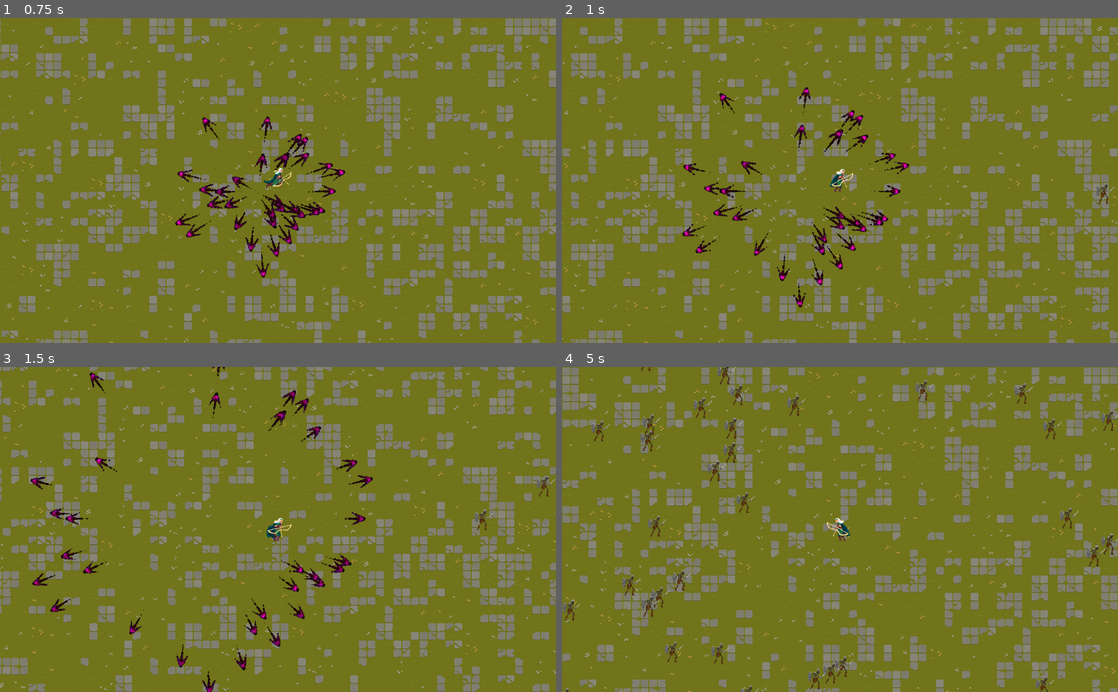
Above: before the commit, frames 1-4 (two rows, left to right).
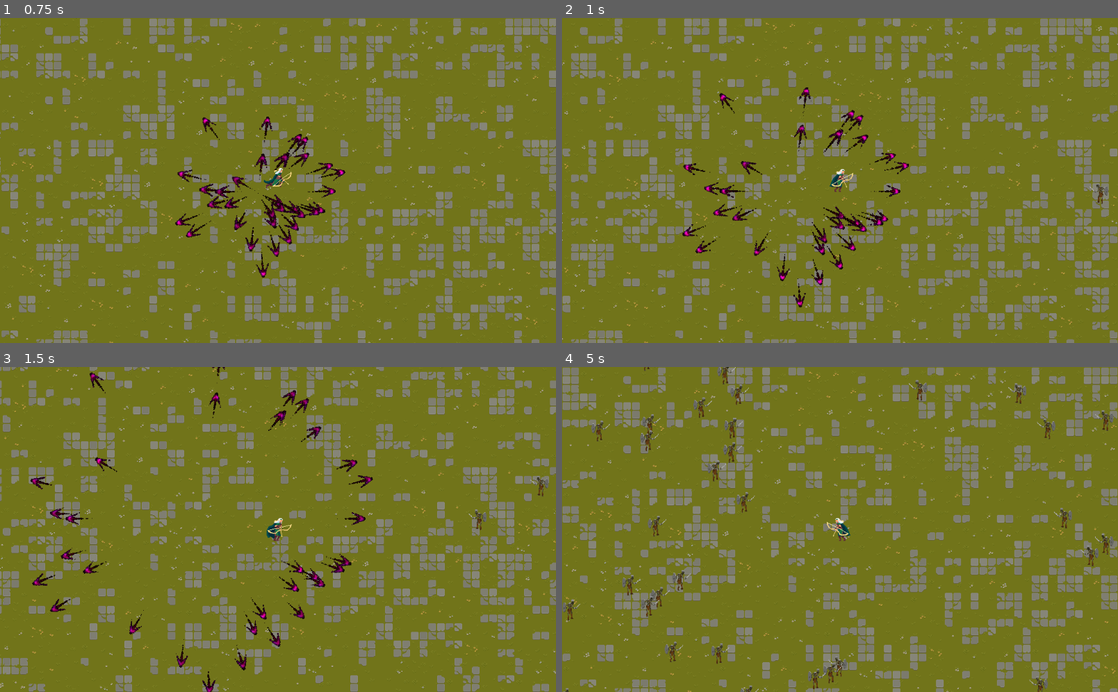
Above: after the commit, the same moments.

Repository: Timofey-Chenski/Project_Exarch
Game: Godot game, scene res://Main.tscn
Two runs of this game, one before a commit and one after it. Both use one fixed random seed, a clock stepped at 60 frames per second and the inputs below.
Inputs:
- Up to frame 1 (0.75 s): hold D (right) from 0.53 s (still down)
- Up to frame 2 (1 s): keep holding D (right)
- Up to frame 3 (1.5 s): release D (right) at 1.28 s; hold S (down) from 1.28 s (still down)
- Up to frame 4 (5 s): release S (down) at 2.03 s; hold D (right) 2.03-2.78 s; hold W (up) 2.78-3.53 s; hold A (left) from 3.53 s (still down)

Frame 1 is identical in both runs. In frame 2, less than 0.1% of the frame differs, in the area x 94-100%, y 50-58%; in frame 3, 0.2%; in frame 4, 1.4%, in the area x 0-100%, y 0-100%.

Commit message:
Update to Scelecock
Теперь скелеты классно умирают

Diff:
--- a/Area2D.gd
+++ b/Area2D.gd
@@ -31,5 +31,5 @@
 #}
 
 func _on_Area2D_area_entered(area):
-	area.get_parent().queue_free()
+	area.get_parent().get_node("AnimationPlayer").play("Death")
 	queue_free()
--- /dev/null
+++ b/ClassThing.gd
@@ -0,0 +1,6 @@
+extends Node2D
+
+class_name Entity
+
+export (int) var health
+export (int) master
--- a/Main.tscn
+++ b/Main.tscn
@@ -42,6 +42,7 @@
 [node name="Player" parent="YSort" instance=ExtResource( 3 )]
 
 [node name="Enemy" parent="YSort" instance=ExtResource( 2 )]
+visible = false
 position = Vector2( 2, -2 )
 
 [node name="Bullet" parent="YSort" instance=ExtResource( 4 )]
--- /dev/null
+++ b/Shooter.gd
@@ -0,0 +1,4 @@
+extends Node2D
+
+func ready():
+	pass
--- a/Shooter.tscn
+++ b/Shooter.tscn
@@ -1,9 +1,10 @@
-[gd_scene load_steps=6 format=2]
+[gd_scene load_steps=8 format=2]
 
 [ext_resource path="res://Assets/PlayerBow/2_atk/2_atk_8.png" type="Texture" id=1]
 [ext_resource path="res://Assets/PlayerBow/2_atk/2_atk_9.png" type="Texture" id=2]
 [ext_resource path="res://Assets/PlayerBow/2_atk/2_atk_10.png" type="Texture" id=3]
 [ext_resource path="res://Assets/PlayerBow/2_atk/2_atk_11.png" type="Texture" id=4]
+[ext_resource path="res://Shooter.gd" type="Script" id=5]
 
 [sub_resource type="SpriteFrames" id=1]
 animations = [ {
@@ -13,12 +14,55 @@
 "speed": 6.0
 } ]
 
+[sub_resource type="Animation" id=2]
+resource_name = "Shoot"
+length = 0.5
+tracks/0/type = "value"
+tracks/0/path = NodePath("AnimatedSprite:animation")
+tracks/0/interp = 1
+tracks/0/loop_wrap = true
+tracks/0/imported = false
+tracks/0/enabled = true
+tracks/0/keys = {
+"times": PoolRealArray( 0 ),
+"transitions": PoolRealArray( 1 ),
+"update": 1,
+"values": [ "shoot" ]
+}
+tracks/1/type = "value"
+tracks/1/path = NodePath("AnimatedSprite:frame")
+tracks/1/interp = 1
+tracks/1/loop_wrap = true
+tracks/1/imported = false
+tracks/1/enabled = true
+tracks/1/keys = {
+"times": PoolRealArray( 0, 0.1, 0.2, 0.5 ),
+"transitions": PoolRealArray( 1, 1, 1, 1 ),
+"update": 1,
+"values": [ 0, 1, 2, 3 ]
+}
+tracks/2/type = "method"
+tracks/2/path = NodePath(".")
+tracks/2/interp = 1
+tracks/2/loop_wrap = true
+tracks/2/imported = false
+tracks/2/enabled = true
+tracks/2/keys = {
+"times": PoolRealArray(  ),
+"transitions": PoolRealArray(  ),
+"values": [  ]
+}
+
 [node name="Shooter" type="Node2D"]
+script = ExtResource( 5 )
 
 [node name="AnimatedSprite" type="AnimatedSprite" parent="."]
 modulate = Color( 0.443137, 0.176471, 0.576471, 0.54902 )
 position = Vector2( 0, -64 )
 frames = SubResource( 1 )
 animation = "shoot"
-frame = 1
+frame = 3
 playing = true
+
+[node name="AnimationPlayer" type="AnimationPlayer" parent="."]
+anims/Shoot = SubResource( 2 )
--- a/Skeleton.gd
+++ b/Skeleton.gd
@@ -1,11 +1,16 @@
 extends KinematicBody2D
 
 onready var Player = get_parent().get_node("Player")
+var motion
 
-func _ready(): #initiates at enemy spawn
+func _ready():
 	if is_instance_valid(Player):
 		position  = Player.position + Vector2(rand_range(600,900), 0).rotated(rand_range(0, 2*PI))
 
 func _physics_process(delta):
 	if is_instance_valid(Player):
-		move_and_slide((Player.position - position).normalized() * Player.speed * 0.5)
+		motion = move_and_slide((Player.position - position).normalized() * Player.speed * 0.5)
+		if motion.x >0:
+			$SkeletonAnimation.flip_h = false
+		else:
+			$SkeletonAnimation.flip_h = true
--- a/Skeleton.tscn
+++ b/Skeleton.tscn
@@ -1,7 +1,28 @@
-[gd_scene load_steps=10 format=2]
+[gd_scene load_steps=17 format=2]
 
 [ext_resource path="res://Skeleton.gd" type="Script" id=1]
 [ext_resource path="res://Assets/Enemies/Skeleton/Walk.png" type="Texture" id=2]
+[ext_resource path="res://Assets/Enemies/Skeleton/Death.png" type="Texture" id=3]
+
+[sub_resource type="AtlasTexture" id=11]
+flags = 4
+atlas = ExtResource( 3 )
+region = Rect2( 0, 0, 150, 150 )
+
+[sub_resource type="AtlasTexture" id=12]
+flags = 4
+atlas = ExtResource( 3 )
+region = Rect2( 150, 0, 150, 150 )
+
+[sub_resource type="AtlasTexture" id=13]
+flags = 4
+atlas = ExtResource( 3 )
+region = Rect2( 300, 0, 150, 150 )
+
+[sub_resource type="AtlasTexture" id=14]
+flags = 4
+atlas = ExtResource( 3 )
+region = Rect2( 450, 0, 150, 150 )
 
 [sub_resource type="AtlasTexture" id=4]
 atlas = ExtResource( 2 )
@@ -21,6 +42,11 @@
 
 [sub_resource type="SpriteFrames" id=8]
 animations = [ {
+"frames": [ SubResource( 11 ), SubResource( 12 ), SubResource( 13 ), SubResource( 14 ) ],
+"loop": true,
+"name": "death",
+"speed": 5.0
+}, {
 "frames": [ SubResource( 4 ), SubResource( 5 ), SubResource( 6 ), SubResource( 7 ) ],
 "loop": true,
 "name": "default",
@@ -35,25 +61,232 @@
 radius = 11.0
 height = 16.0
 
+[sub_resource type="Animation" id=15]
+resource_name = "Death"
+length = 1.5
+tracks/0/type = "value"
+tracks/0/path = NodePath("SkeletonAnimation:playing")
+tracks/0/interp = 1
+tracks/0/loop_wrap = true
+tracks/0/imported = false
+tracks/0/enabled = true
+tracks/0/keys = {
+"times": PoolRealArray( 0 ),
+"transitions": PoolRealArray( 1 ),
+"update": 1,
+"values": [ false ]
+}
+tracks/1/type = "value"
+tracks/1/path = NodePath("SkeletonAnimation:animation")
+tracks/1/interp = 1
+tracks/1/loop_wrap = true
+tracks/1/imported = false
+tracks/1/enabled = true
+tracks/1/keys = {
+"times": PoolRealArray( 0 ),
+"transitions": PoolRealArray( 1 ),
+"update": 1,
+"values": [ "death" ]
+}
+tracks/2/type = "value"
+tracks/2/path = NodePath("SkeletonAnimation:frame")
+tracks/2/interp = 1
+tracks/2/loop_wrap = true
+tracks/2/imported = false
+tracks/2/enabled = true
+tracks/2/keys = {
+"times": PoolRealArray( 0, 0.3, 0.5, 0.8 ),
+"transitions": PoolRealArray( 1, 1, 1, 1 ),
+"update": 1,
+"values": [ 0, 1, 2, 3 ]
+}
+tracks/3/type = "value"
+tracks/3/path = NodePath("SkeletonAnimation:speed_scale")
+tracks/3/interp = 1
+tracks/3/loop_wrap = true
+tracks/3/imported = false
+tracks/3/enabled = true
+tracks/3/keys = {
+"times": PoolRealArray( 0 ),
+"transitions": PoolRealArray( 1 ),
+"update": 0,
+"values": [ 1.0 ]
+}
+tracks/4/type = "method"
+tracks/4/path = NodePath(".")
+tracks/4/interp = 1
+tracks/4/loop_wrap = true
+tracks/4/imported = false
+tracks/4/enabled = true
+tracks/4/keys = {
+"times": PoolRealArray( 0, 1.5 ),
+"transitions": PoolRealArray( 1, 1 ),
+"values": [ {
+"args": [ false ],
+"method": "set_physics_process"
+}, {
+"args": [  ],
+"method": "queue_free"
+} ]
+}
+tracks/5/type = "value"
+tracks/5/path = NodePath("Hitbox:monitoring")
+tracks/5/interp = 1
+tracks/5/loop_wrap = true
+tracks/5/imported = false
+tracks/5/enabled = true
+tracks/5/keys = {
+"times": PoolRealArray( 0 ),
+"transitions": PoolRealArray( 1 ),
+"update": 1,
+"values": [ false ]
+}
+tracks/6/type = "value"
+tracks/6/path = NodePath("Hitbox:monitorable")
+tracks/6/interp = 1
+tracks/6/loop_wrap = true
+tracks/6/imported = false
+tracks/6/enabled = true
+tracks/6/keys = {
+"times": PoolRealArray( 0 ),
+"transitions": PoolRealArray( 1 ),
+"update": 1,
+"values": [ false ]
+}
+tracks/7/type = "value"
+tracks/7/path = NodePath("SkeletonAnimation:modulate")
+tracks/7/interp = 1
+tracks/7/loop_wrap = true
+tracks/7/imported = false
+tracks/7/enabled = true
+tracks/7/keys = {
+"times": PoolRealArray( 0, 0.2, 1, 1.4 ),
+"transitions": PoolRealArray( 1, 1, 1, 1 ),
+"update": 0,
+"values": [ Color( 10, 10, 10, 1 ), Color( 1, 1, 1, 1 ), Color( 1, 1, 1, 1 ), Color( 1, 1, 1, 0 ) ]
+}
+tracks/8/type = "value"
+tracks/8/path = NodePath("CollisionShape2D:disabled")
+tracks/8/interp = 1
+tracks/8/loop_wrap = true
+tracks/8/imported = false
+tracks/8/enabled = true
+tracks/8/keys = {
+"times": PoolRealArray( 0 ),
+"transitions": PoolRealArray( 1 ),
+"update": 1,
+"values": [ true ]
+}
+
+[sub_resource type="Animation" id=16]
+resource_name = "RESET"
+length = 0.001
+tracks/0/type = "value"
+tracks/0/path = NodePath("SkeletonAnimation:animation")
+tracks/0/interp = 1
+tracks/0/loop_wrap = true
+tracks/0/imported = false
+tracks/0/enabled = true
+tracks/0/keys = {
+"times": PoolRealArray( 0 ),
+"transitions": PoolRealArray( 1 ),
+"update": 1,
+"values": [ "default" ]
+}
+tracks/1/type = "value"
+tracks/1/path = NodePath("SkeletonAnimation:playing")
+tracks/1/interp = 1
+tracks/1/loop_wrap = true
+tracks/1/imported = false
+tracks/1/enabled = true
+tracks/1/keys = {
+"times": PoolRealArray( 0 ),
+"transitions": PoolRealArray( 1 ),
+"update": 1,
+"values": [ true ]
+}
+tracks/2/type = "value"
+tracks/2/path = NodePath("Hitbox:monitoring")
+tracks/2/interp = 1
+tracks/2/loop_wrap = true
+tracks/2/imported = false
+tracks/2/enabled = true
+tracks/2/keys = {
+"times": PoolRealArray( 0 ),
+"transitions": PoolRealArray( 1 ),
+"update": 1,
+"values": [ true ]
+}
+tracks/3/type = "value"
+tracks/3/path = NodePath("Hitbox:monitorable")
+tracks/3/interp = 1
+tracks/3/loop_wrap = true
+tracks/3/imported = false
+tracks/3/enabled = true
+tracks/3/keys = {
+"times": PoolRealArray( 0 ),
+"transitions": PoolRealArray( 1 ),
+"update": 1,
+"values": [ true ]
+}
+tracks/4/type = "method"
+tracks/4/path = NodePath(".")
+tracks/4/interp = 1
+tracks/4/loop_wrap = true
+tracks/4/imported = false
+tracks/4/enabled = true
+tracks/4/keys = {
+"times": PoolRealArray(  ),
+"transitions": PoolRealArray(  ),
+"values": [  ]
+}
+tracks/5/type = "value"
+tracks/5/path = NodePath("Hitbox/CollisionShape2D:disabled")
+tracks/5/interp = 1
+tracks/5/loop_wrap = true
+tracks/5/imported = false
+tracks/5/enabled = true
+tracks/5/keys = {
+"times": PoolRealArray( 0 ),
+"transitions": PoolRealArray( 1 ),
+"update": 1,
+"values": [ false ]
+}
+tracks/6/type = "value"
+tracks/6/path = NodePath("SkeletonAnimation:modulate")
+tracks/6/interp = 1
+tracks/6/loop_wrap = true
+tracks/6/imported = false
+tracks/6/enabled = true
+tracks/6/keys = {
+"times": PoolRealArray( 0 ),
+"transitions": PoolRealArray( 1 ),
+"update": 0,
+"values": [ Color( 1, 1, 1, 1 ) ]
+}
+
 [node name="Skeleton" type="KinematicBody2D"]
+show_behind_parent = true
 script = ExtResource( 1 )
 
 [node name="SkeletonAnimation" type="AnimatedSprite" parent="."]
 position = Vector2( 0, -20 )
 scale = Vector2( 0.75, 0.75 )
 frames = SubResource( 8 )
-frame = 1
 playing = true
 
 [node name="CollisionShape2D" type="CollisionShape2D" parent="."]
-visible = false
 position = Vector2( 3, -23 )
 shape = SubResource( 9 )
 
 [node name="Hitbox" type="Area2D" parent="."]
-collision_layer = 3
+collision_layer = 2
 collision_mask = 2
 
 [node name="CollisionShape2D" type="CollisionShape2D" parent="Hitbox"]
 position = Vector2( 2, -19 )
 shape = SubResource( 10 )
+
+[node name="AnimationPlayer" type="AnimationPlayer" parent="."]
+anims/Death = SubResource( 15 )
+anims/RESET = SubResource( 16 )
--- a/project.godot
+++ b/project.godot
@@ -7,6 +7,16 @@
 ;   param=value ; assign values to parameters
 
 config_version=4
+
+_global_script_classes=[ {
+"base": "Node2D",
+"class": "Entity",
+"language": "GDScript",
+"path": "res://ClassThing.gd"
+} ]
+_global_script_class_icons={
+"Entity": ""
+}
 
 [application]
 
